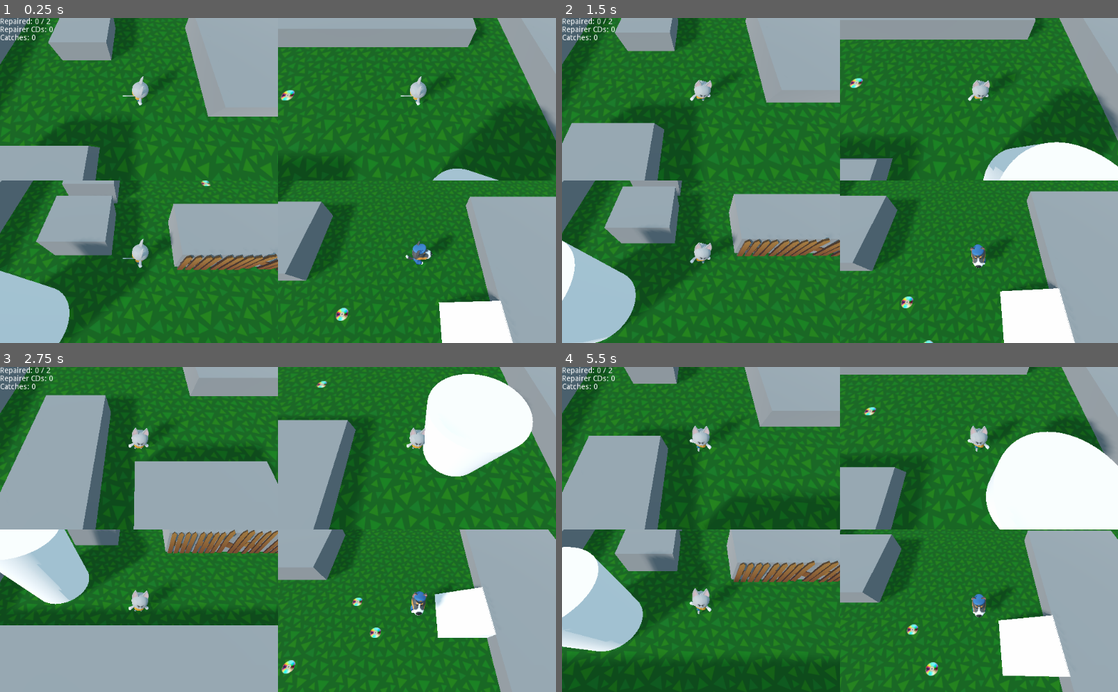
Above: before the commit, frames 1-4 (two rows, left to right).
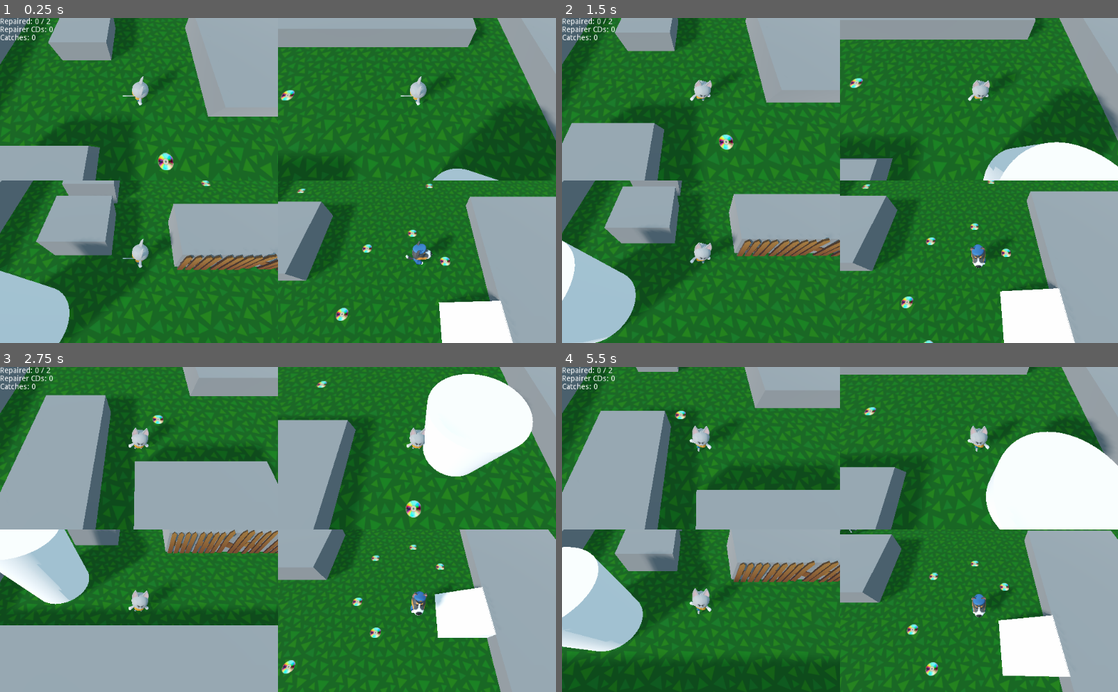
Above: after the commit, the same moments.

Repository: bmolyneaux/GGJ2020
Game: Godot game, scene res://UI/Splitscreen.tscn
Two runs of this game, one before a commit and one after it. Both use one fixed random seed, a clock stepped at 60 frames per second and the inputs below.
Inputs:
- Up to frame 1 (0.25 s): no input
- Up to frame 2 (1.5 s): tap Enter (ui_accept) at 0.5, 0.77 s; hold Right (ui_right) 0.53-1.28 s; tap Space at 0.6 s; hold S from 1.28 s (still down); tap Shift at 1.35 s
- Up to frame 3 (2.75 s): tap Enter (ui_accept) at 1.52 s; release S at 2.03 s; hold Right (ui_right) from 2.03 s (still down); tap Space at 2.1 s
- Up to frame 4 (5.5 s): release Right (ui_right) at 2.78 s; hold W 2.78-3.53 s; tap Shift at 2.85, 4.35 s; tap Enter (ui_accept) at 3.02, 3.77, 4.52 s; hold Left (ui_left) 3.53-5.03 s; tap Space at 3.6, 5.1 s; hold S from 5.03 s (still down)

The runs differ from the first frame. In frame 1, 0.3% of the frame differs, in the area x 28-81%, y 41-77%; in frame 2, 0.2%; in frame 3, 0.2%; in frame 4, 7.9%, in the area x 0-81%, y 0-69%.

Commit message:
Add Keyboard controllers to all the players

Diff:
--- a/Level/Level.tscn
+++ b/Level/Level.tscn
@@ -1,7 +1,7 @@
 [gd_scene load_steps=14 format=2]
 
 [ext_resource path="res://Repairer/Repairer.tscn" type="PackedScene" id=1]
-[ext_resource path="res://Repairer/PlayerController.gd" type="Script" id=2]
+[ext_resource path="res://Controllers/KeyboardController.tscn" type="PackedScene" id=2]
 [ext_resource path="res://Environment/material_grass.tres" type="Material" id=3]
 [ext_resource path="res://Environment/Block.tscn" type="PackedScene" id=4]
 [ext_resource path="res://Environment/material_block.tres" type="Material" id=5]
@@ -118,8 +118,7 @@
 hurt_speed = null
 gravity_speed = null
 
-[node name="PlayerController" type="Node" parent="Players/Repairer"]
-script = ExtResource( 2 )
+[node name="KeyboardController" parent="Players/Repairer" instance=ExtResource( 2 )]
 
 [node name="Repairer2" parent="Players" instance=ExtResource( 1 )]
 transform = Transform( 1, 0, 0, 0, 1, 0, 0, 0, 1, 9.74952, 0.1, -5.76348 )
@@ -130,8 +129,7 @@
 hurt_speed = null
 gravity_speed = null
 
-[node name="PlayerController" type="Node" parent="Players/Repairer2"]
-script = ExtResource( 2 )
+[node name="KeyboardController" parent="Players/Repairer2" instance=ExtResource( 2 )]
 
 [node name="Repairer3" parent="Players" instance=ExtResource( 1 )]
 transform = Transform( 1, 0, 0, 0, 1, 0, 0, 0, 1, -7.80523, 0.1, 8.98917 )
@@ -142,8 +140,7 @@
 hurt_speed = null
 gravity_speed = null
 
-[node name="PlayerController" type="Node" parent="Players/Repairer3"]
-script = ExtResource( 2 )
+[node name="KeyboardController" parent="Players/Repairer3" instance=ExtResource( 2 )]
 
 [node name="Catcher" parent="Players" instance=ExtResource( 9 )]
 index = 3
@@ -151,8 +148,7 @@
 max_speed = null
 gravity_speed = null
 
-[node name="PlayerController" type="Node" parent="Players/Catcher"]
-script = ExtResource( 2 )
+[node name="KeyboardController" parent="Players/Catcher" instance=ExtResource( 2 )]
 
 [node name="Collectables" type="Spatial" parent="."]
 
@@ -161,6 +157,36 @@
 
 [node name="CD2" parent="Collectables" instance=ExtResource( 7 )]
 transform = Transform( 1, 0, 0, 0, 1, 0, 0, 0, 1, -2.65039, 0.12519, 2.05873 )
+
+[node name="CD7" parent="Collectables" instance=ExtResource( 7 )]
+transform = Transform( 1, 0, 0, 0, 1, 0, 0, 0, 1, -2.25651, 0.12519, -0.654533 )
+
+[node name="CD8" parent="Collectables" instance=ExtResource( 7 )]
+transform = Transform( 1, 0, 0, 0, 1, 0, 0, 0, 1, -0.229717, 0.12519, -1.51995 )
+
+[node name="CD11" parent="Collectables" instance=ExtResource( 7 )]
+transform = Transform( 1, 0, 0, 0, 1, 0, 0, 0, 1, 9.72154, 0.12519, 9.76476 )
+
+[node name="CD12" parent="Collectables" instance=ExtResource( 7 )]
+transform = Transform( 1, 0, 0, 0, 1, 0, 0, 0, 1, 11.5363, 0.12519, 8.77822 )
+
+[node name="CD13" parent="Collectables" instance=ExtResource( 7 )]
+transform = Transform( 1, 0, 0, 0, 1, 0, 0, 0, 1, 9.53142, 0.125189, -0.826247 )
+
+[node name="CD14" parent="Collectables" instance=ExtResource( 7 )]
+transform = Transform( 1, 0, 0, 0, 1, 0, 0, 0, 1, 0.7477, 0.125189, -5.16116 )
+
+[node name="CD15" parent="Collectables" instance=ExtResource( 7 )]
+transform = Transform( 1, 0, 0, 0, 1, 0, 0, 0, 1, -6.91978, 0.125189, -4.67706 )
+
+[node name="CD16" parent="Collectables" instance=ExtResource( 7 )]
+transform = Transform( 1, 0, 0, 0, 1, 0, 0, 0, 1, -8.25046, 0.125189, -11.9714 )
+
+[node name="CD9" parent="Collectables" instance=ExtResource( 7 )]
+transform = Transform( 1, 0, 0, 0, 1, 0, 0, 0, 1, 1.19734, 0.12519, -0.0194736 )
+
+[node name="CD10" parent="Collectables" instance=ExtResource( 7 )]
+transform = Transform( 1, 0, 0, 0, 1, 0, 0, 0, 1, 1.19734, 0.12519, -0.0194736 )
 
 [node name="CD3" parent="Collectables" instance=ExtResource( 7 )]
 transform = Transform( 1, 0, 0, 0, 1, 0, 0, 0, 1, -1.63852, 0.12519, 3.45696 )
